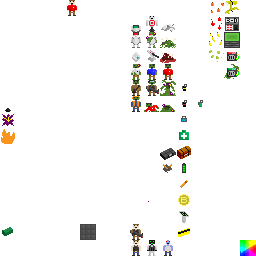
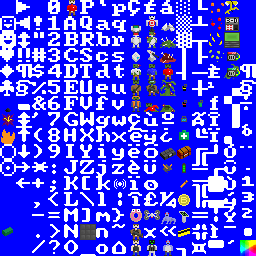
Layered file, before and after one edit (256 x 256). Changes by layer:
added layer "race companions" above "Layer 0" over <box>130,209,176,224</box>
painted on "Layer 0" over <box>130,208,172,224</box>
showed "Layer 1" over <box>0,0,256,256</box>
